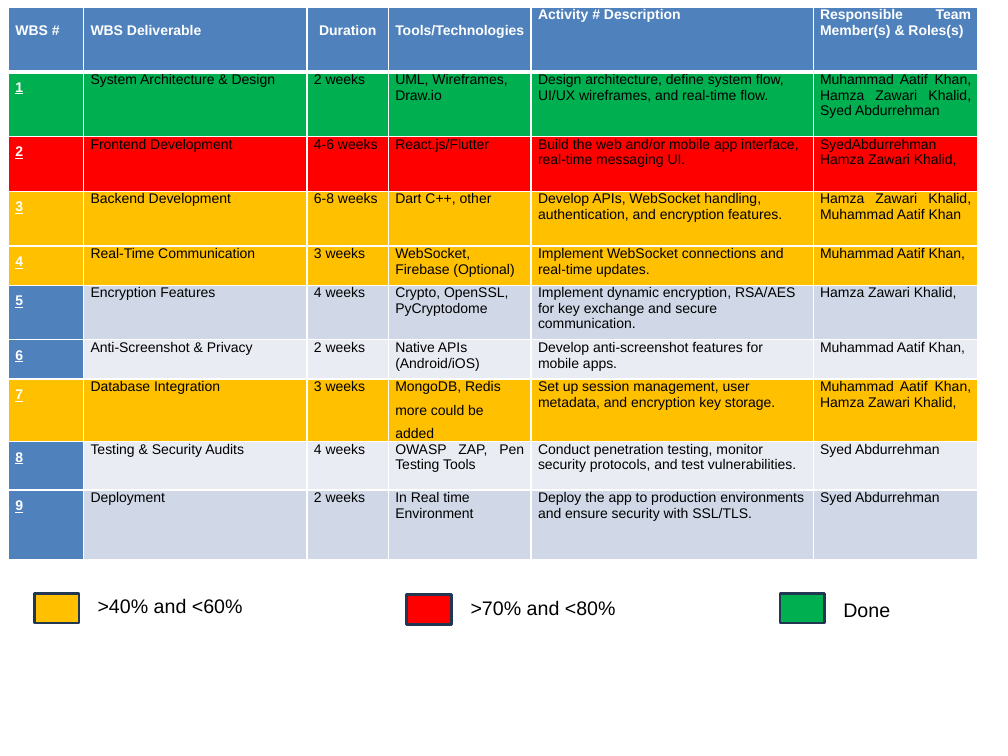
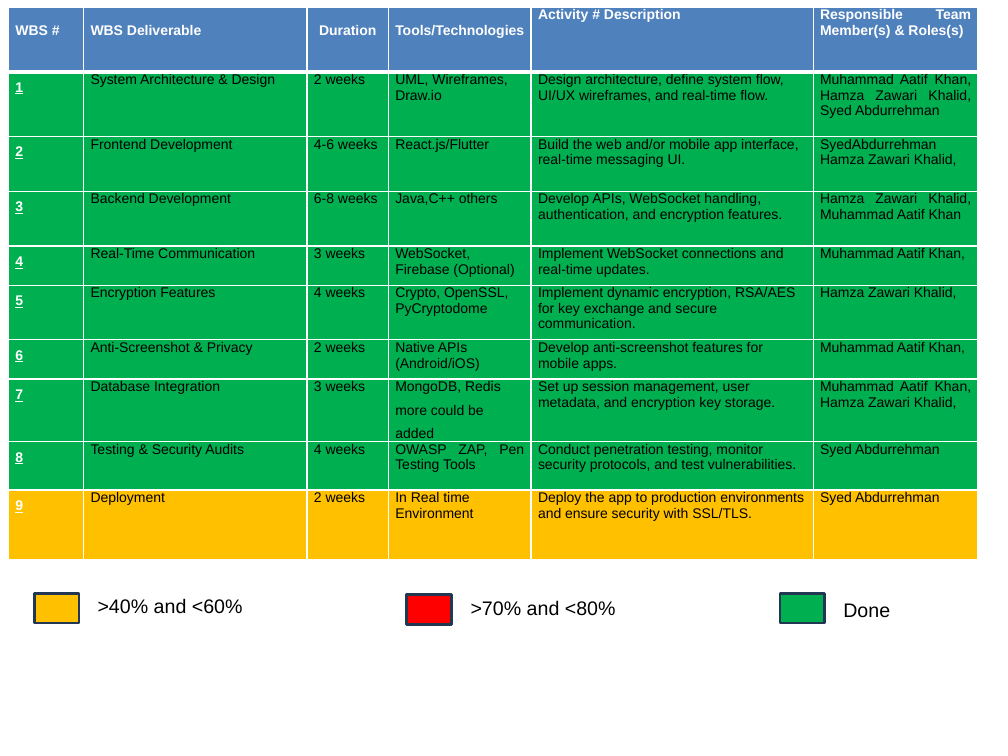
Before and after one commit to HAMZAZAWARI2/selfdm_, a slide deck: slide 37 of Fyp_presentation_part_01.pptx (slide 32 before the commit). Drawn at 1008x756 pixels with LibreOffice and Linux fonts; fonts in the diff are those of the drawing; background and template pictures are left out. Boxes give left, top, right and bottom in pixels: in the first picture for what was removed or moved away, otherwise in the second. Text is boxed around its words. In the diff, an @@ line names an element or a change of style, - is before the commit and + after.

```diff
--- a/Fyp_presentation_part_01.pptx
+++ b/Fyp_presentation_part_01.pptx
@@ table at (8, 7, 980, 566) @@
-row 4, column 4: Dart C++, other
+row 4, column 4: Java,C++ others
@@ fill #FF0000 to #00B050 in row 3 @@
@@ fill #FFC000 to #00B050 in 18 cells @@
@@ fill #4F81BD to #00B050 in 3 cells @@
@@ fill #D0D8E8 to #00B050 in 5 cells @@
@@ fill #E9EDF4 to #00B050 in 10 cells @@
@@ fill #4F81BD to #FFC000 in row 10, column 1 @@
@@ fill #D0D8E8 to #FFC000 in 5 cells @@
```
Also in this commit, not shown: 6 other slides changed, 10 slides added, 7 slides removed.
